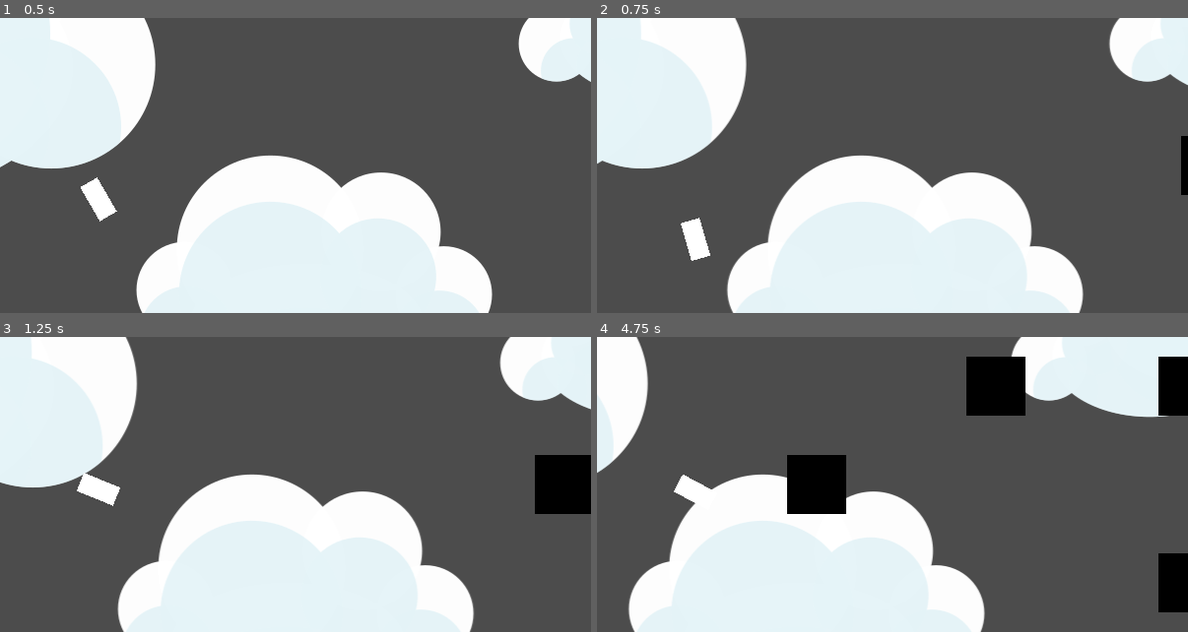
Above: before the commit, frames 1-4 (two rows, left to right).
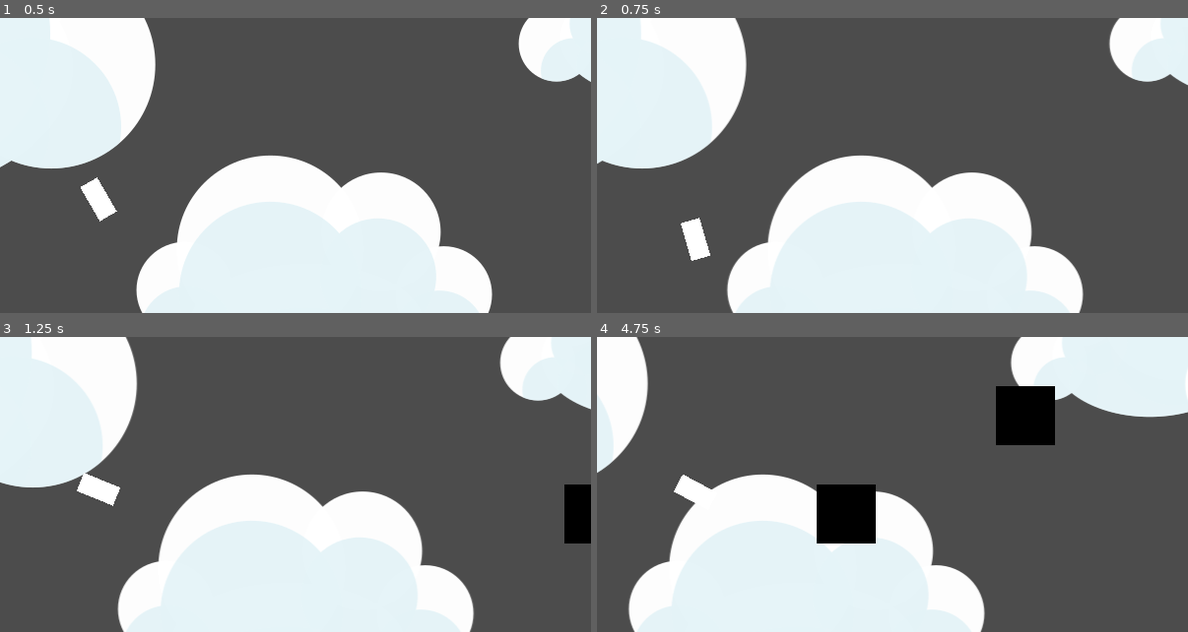
Above: after the commit, the same moments.

Repository: the-g-force/FamJam-October2020
Game: Godot game, scene res://src/Level.tscn
Same seed, same stepped clock (60 frames per second), same inputs: the game is played once before the commit and once after it.
Inputs (mouse positions are in pixels of both pictures, inside the frame that each line leads up to):
- Up to frame 1 (0.5 s): no input
- Up to frame 2 (0.75 s): move the mouse to (1022, 150) at 0.52 s; click (1022, 150) at 0.67 s
- Up to frame 3 (1.25 s): no input
- Up to frame 4 (4.75 s): move the mouse to (774, 499) at 1.27 s; click (774, 499) at 1.42 s; move the mouse to (951, 419) at 2.02 s; click (951, 419) at 2.17 s; move the mouse to (862, 543) at 2.77 s; click (862, 543) at 2.92 s; move the mouse to (1069, 528) at 3.52 s; click (1069, 528) at 3.67 s; move the mouse to (715, 440) at 4.27 s; click (715, 440) at 4.42 s

Frame 1 is identical in both runs. In frame 2, 0.2% of the frame differs, in the area x 98-100%, y 40-60%; in frame 3, 1.9%; in frame 4, 8.0%, in the area x 32-100%, y 6-94%.

Commit message:
Add obstacle box in right place

Diff:
--- a/project/src/Level.gd
+++ b/project/src/Level.gd
@@ -19,13 +19,7 @@
 	$ParallaxBackground.scroll_offset.x -= slidespeed/2.0 * delta
 
 
-func _on_Wall1_body_entered(body):
-	if body is Player:
-		emit_signal("dead")
-		_restart()
-
-
-func _on_Wall2_body_entered(body):
+func _lose(body):
 	if body is Player:
 		emit_signal("dead")
 		_restart()
@@ -47,3 +41,4 @@
 				obstacle.position.y = 150
 			2:
 				obstacle.position.y = 250
+		obstacle.connect("dead", self, "_lose")
--- a/project/src/Level.tscn
+++ b/project/src/Level.tscn
@@ -35,6 +35,6 @@
 wait_time = 0.5
 one_shot = true
 autostart = true
-[connection signal="body_entered" from="Walls/Wall1" to="." method="_on_Wall1_body_entered"]
-[connection signal="body_entered" from="Walls/Wall2" to="." method="_on_Wall2_body_entered"]
+[connection signal="body_entered" from="Walls/Wall1" to="." method="_lose"]
+[connection signal="body_entered" from="Walls/Wall2" to="." method="_lose"]
 [connection signal="timeout" from="ObstacleTimer" to="." method="_on_ObstacleTimer_timeout"]
--- a/project/src/Obstacle.gd
+++ b/project/src/Obstacle.gd
@@ -1,4 +1,6 @@
 extends Area2D
+
+signal dead(body)
 
 export var slidespeed := 100
 
@@ -12,4 +14,9 @@
 
 
 func _draw():
-	draw_rect(Rect2($CollisionShape2D.shape.extents*-1, $CollisionShape2D.shape.extents*2), Color.black)
+	draw_rect(Rect2(Vector2.ZERO, $CollisionShape2D.shape.extents*2), Color.black)
+
+
+func _on_Obstacle_body_entered(body):
+	if body is Player:
+		emit_signal("dead", body)
--- a/project/src/Obstacle.tscn
+++ b/project/src/Obstacle.tscn
@@ -9,5 +9,6 @@
 script = ExtResource( 1 )
 
 [node name="CollisionShape2D" type="CollisionShape2D" parent="."]
-position = Vector2( 50, 50 )
+position = Vector2( 30, 30 )
 shape = SubResource( 1 )
+[connection signal="body_entered" from="." to="." method="_on_Obstacle_body_entered"]
